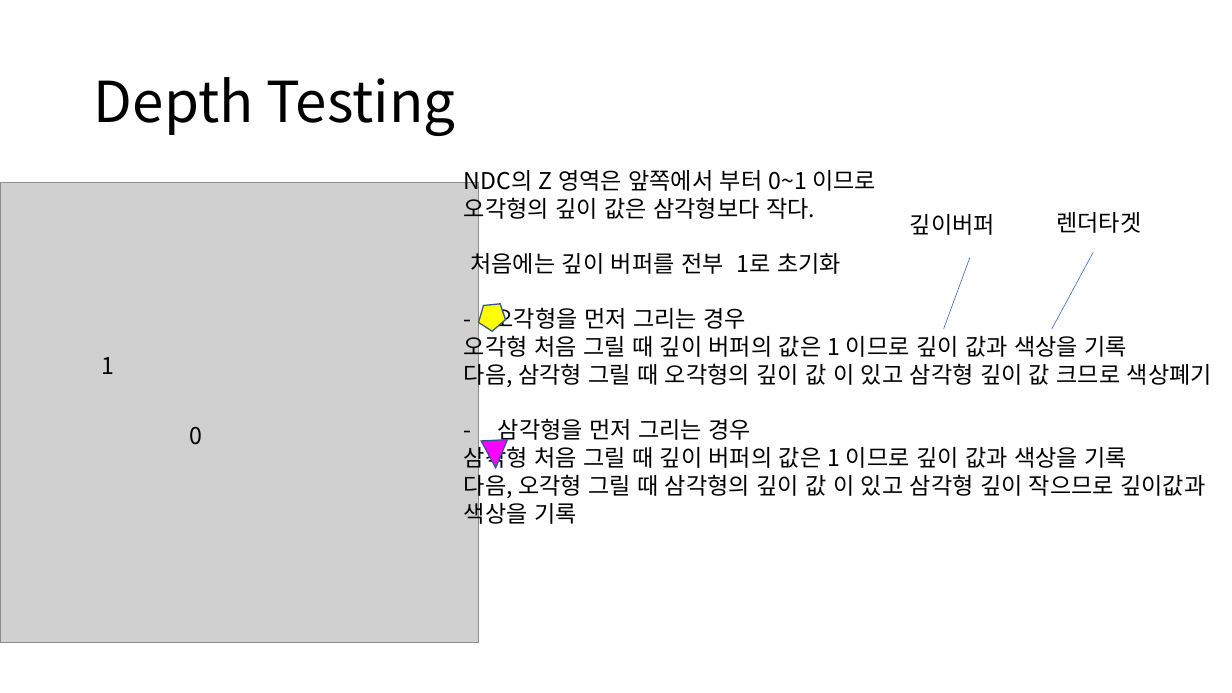
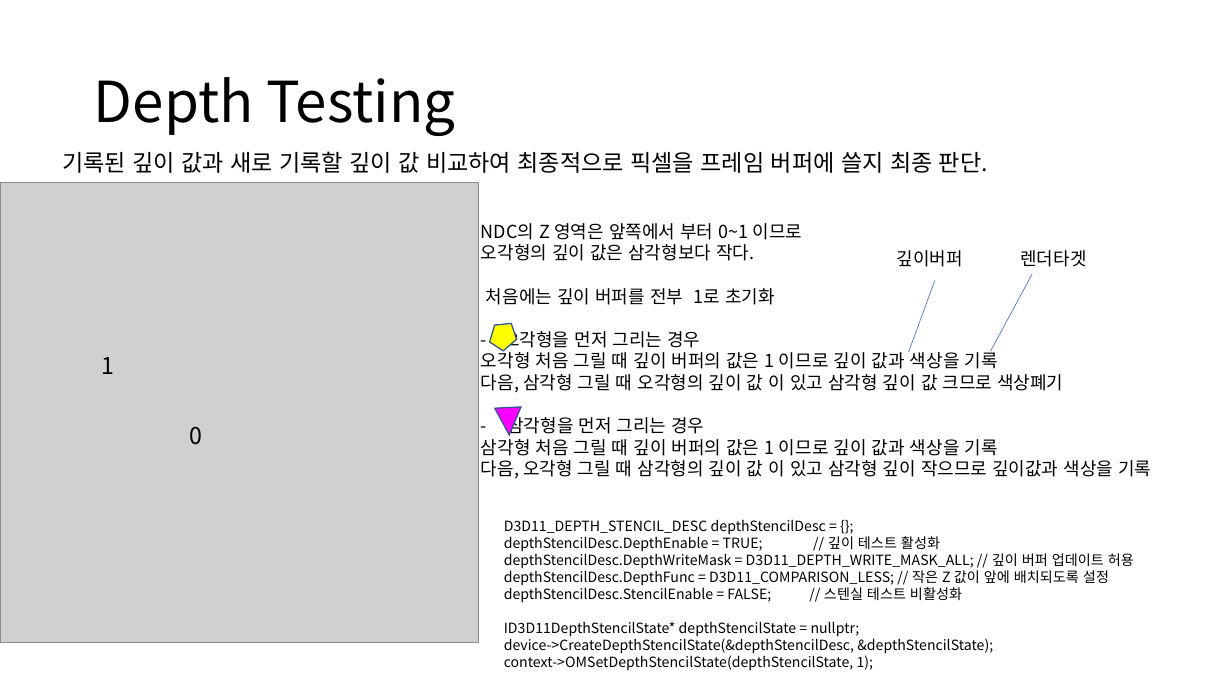
Before and after one commit to ldw9981/D3D11_Tutorial, a slide deck: slide 5 of Documents/04-OutputMerger.pptx. Drawn at 1232x693 pixels with LibreOffice and Linux fonts; fonts in the diff are those of the drawing; grey boxes stand for pictures. Boxes give left, top, right and bottom in pixels: in the first picture for what was removed or moved away, otherwise in the second. Text is boxed around its words. In the diff, an @@ line names an element or a change of style, - is before the commit and + after.

```diff
--- a/Documents/04-OutputMerger.pptx
+++ b/Documents/04-OutputMerger.pptx
@@ text added at bbox=[62, 151, 988, 173], 18 pt, text #000000 @@
+기록된 깊이 값과 새로 기록할 깊이 값 비교하여 최종적으로 픽셀을 프레임 버퍼에 쓸지 최종 판단.
@@ text "NDC의 Z 영역은 앞쪽에서 부터 ...": place and size @@
-text "NDC의 Z 영역은 앞쪽에서 부터 ..." at bbox=[464, 170, 1212, 527]
+text "NDC의 Z 영역은 앞쪽에서 부터 ..." at bbox=[481, 223, 1151, 479]
@@ text "깊이버퍼": place and size @@
-text "깊이버퍼" at bbox=[910, 214, 995, 235]
+text "깊이버퍼" at bbox=[897, 250, 963, 267]
@@ size 18 to 14 pt in 3 elements at bbox=[481, 223, 1151, 479], bbox=[897, 250, 963, 267], bbox=[1020, 250, 1086, 267] @@
@@ text "렌더타겟": place and size @@
-text "렌더타겟" at bbox=[1056, 212, 1141, 233]
+text "렌더타겟" at bbox=[1020, 250, 1086, 267]
@@ line moved from (944, 329) - (970, 258) to (909, 352) - (935, 281) @@
@@ line moved from (1052, 329) - (1093, 252) to (991, 351) - (1032, 274) @@
@@ pentagon: place and size @@
-pentagon at bbox=[474, 297, 511, 334]
+pentagon at bbox=[485, 317, 522, 354]
@@ triangle: place and size @@
-triangle at bbox=[481, 440, 508, 469]
+triangle at bbox=[495, 407, 522, 436]
@@ text added at bbox=[504, 519, 1134, 671], 11 pt, text #000000 @@
+D3D11_DEPTH_STENCIL_DESC depthStencilDesc = {};
+depthStencilDesc.DepthEnable = TRUE; // 깊이 테스트 활성화
+depthStencilDesc.DepthWriteMask = D3D11_DEPTH_WRITE_MASK_ALL; // 깊이 버퍼 업데이트 허용
+depthStencilDesc.DepthFunc = D3D11_COMPARISON_LESS; // 작은 Z 값이 앞에 배치되도록 설정
+depthStencilDesc.StencilEnable = FALSE; // 스텐실 테스트 비활성화
+ID3D11DepthStencilState* depthStencilState = nullptr;
+device->CreateDepthStencilState(&depthStencilDesc, &depthStencilState);
+context->OMSetDepthStencilState(depthStencilState, 1);
```
Also in this commit, not shown: 5 other slides changed, 1 other file.
